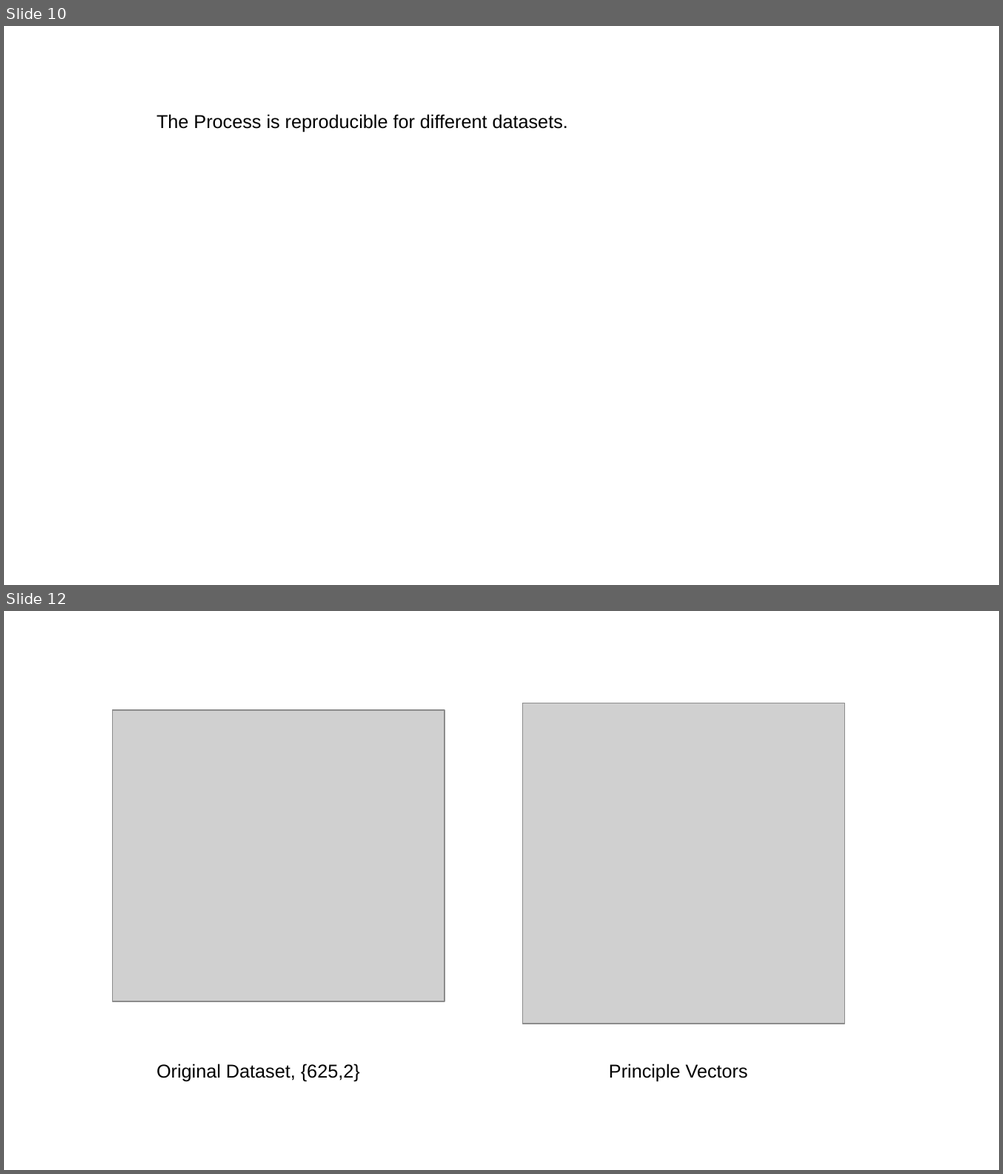
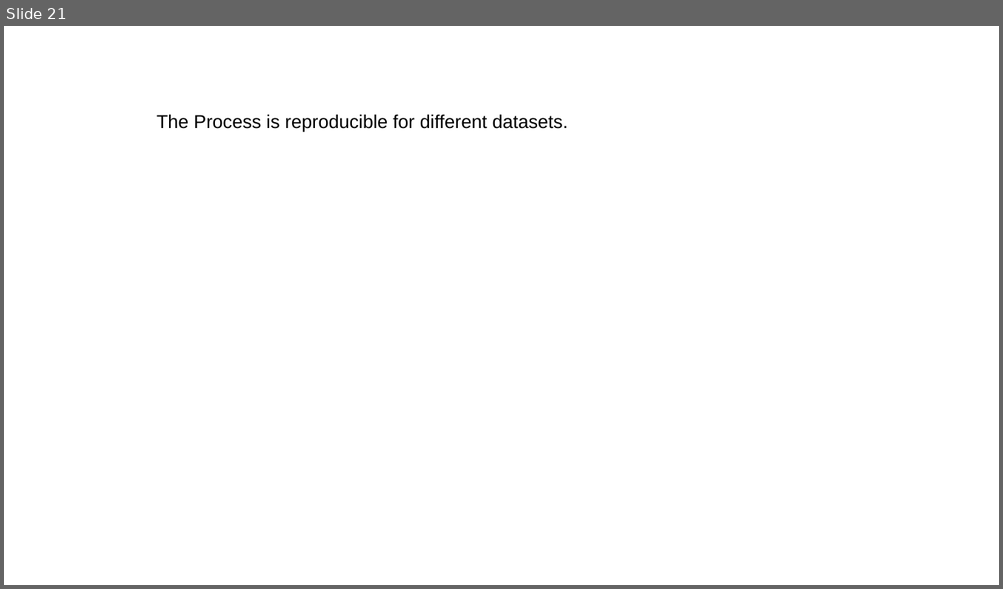
Before and after one commit to kulkarnisp/dim-red, a slide deck: backups/present/dimRed.pptx. Shown one above the other, each under a label of ours: slides 10 and 12 before the commit, slide 21 after it; the slides between them are not shown. The pictures are 1003x1174 and 1003x589 pixels, drawn with LibreOffice and Linux fonts; fonts in the diff are those of the drawing; grey boxes stand for pictures. Boxes give left, top, right and bottom in pixels: in the first picture for what was removed or moved away, otherwise in the second. Text is boxed around its words. In the diff, an @@ line names an element or a change of style, - is before the commit and + after.

```diff
--- a/backups/present/dimRed.pptx
+++ b/backups/present/dimRed.pptx
@@ slide 12 removed at [4,611,999,1170], background #FFFFFF @@
@@ picture removed at [112,710,444,1002] @@
@@ picture removed at [523,703,844,1023] @@
@@ text removed at [156,1064,360,1082] @@
-Original Dataset, {625,2}
@@ text removed at [609,1064,748,1082] @@
-Principle Vectors
@@ what was slide 10 is now slide 21 @@
```
Also in this commit, not shown: 8 slides changed, 11 slides added, 5 other slides removed, 10 other files.
